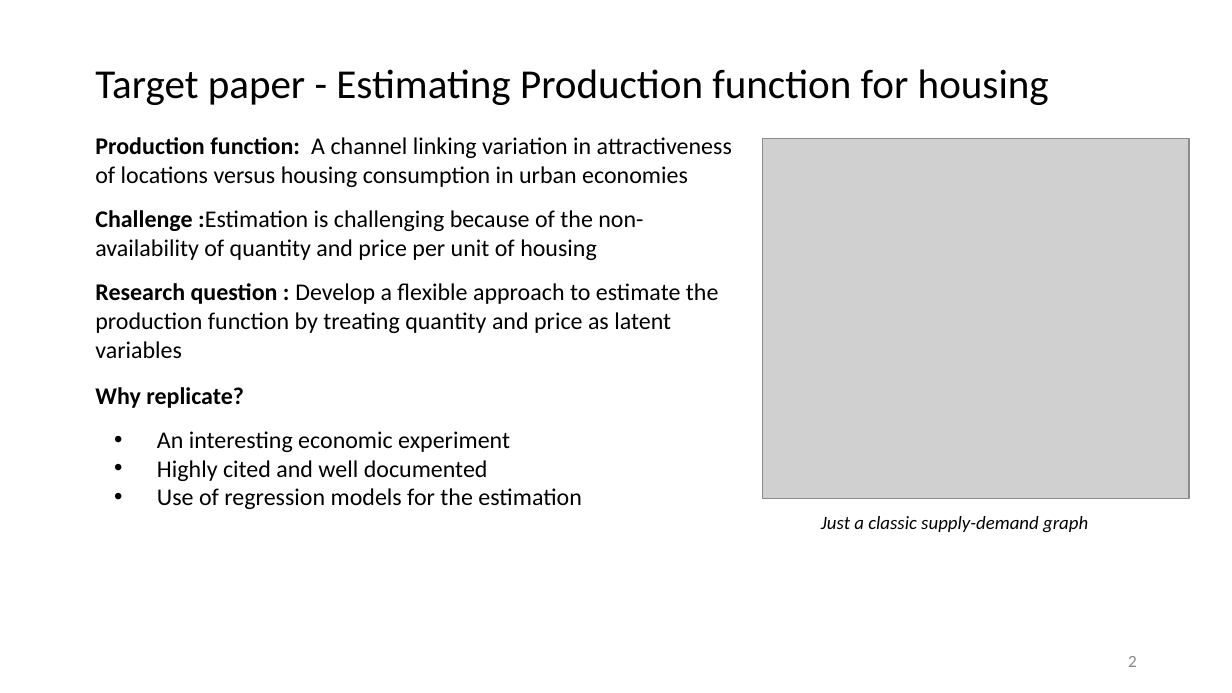
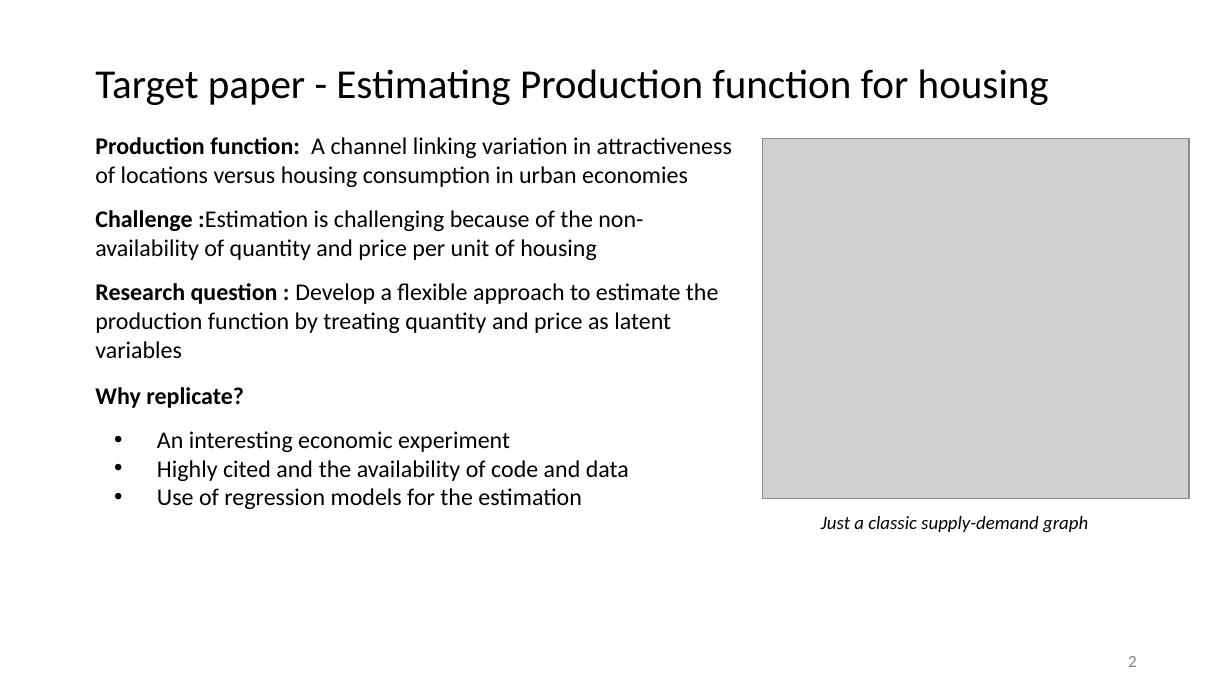
Before and after one commit to rathodmansi/Replication-Study-Housing-Production-Function, a slide deck: slide 2 of Analysis/Replication project - Final presentation.pptx. Drawn at 1232x693 pixels with LibreOffice and Linux fonts; fonts in the diff are those of the drawing; grey boxes stand for pictures. Boxes give left, top, right and bottom in pixels: in the first picture for what was removed or moved away, otherwise in the second. Text is boxed around its words. In the diff, an @@ line names an element or a change of style, - is before the commit and + after.

```diff
--- a/Analysis/Replication project - Final presentation.pptx
+++ b/Analysis/Replication project - Final presentation.pptx
@@ text at box(157, 460, 629, 481): text changed @@
-• Highly cited and well documented
+• Highly cited and the availability of code and data
```
Also in this commit, not shown: 3 other slides changed, 1 other file.
